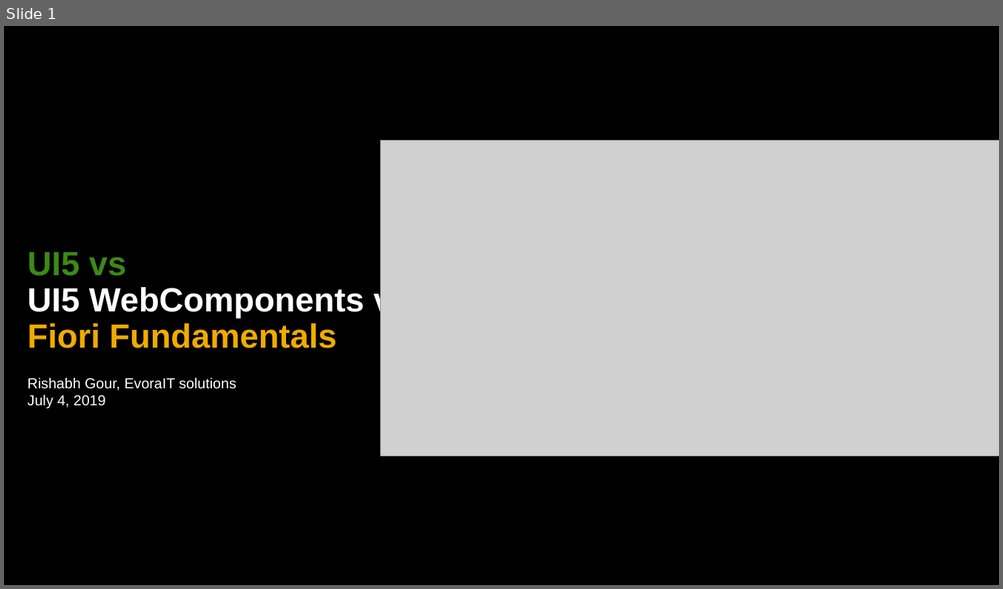
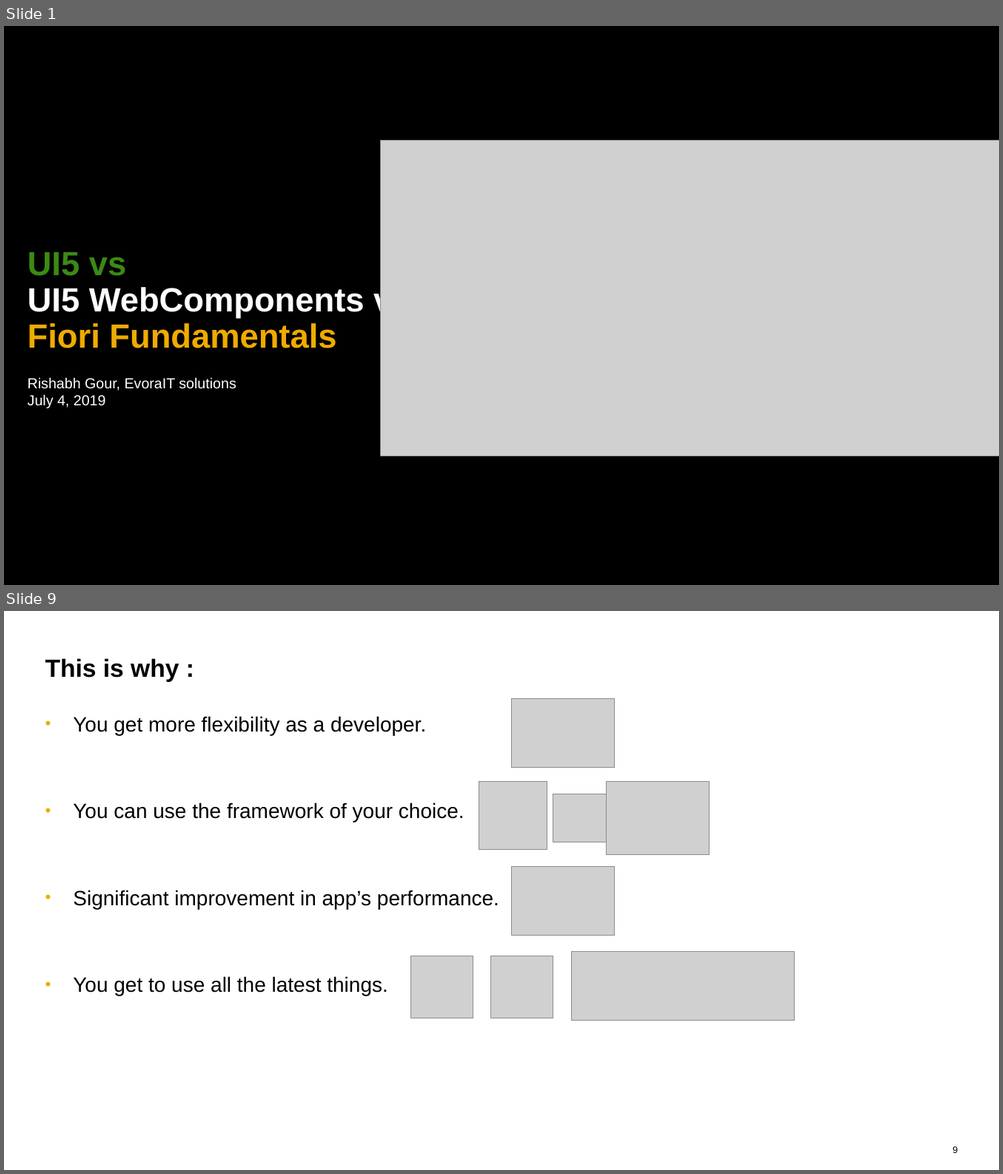
Before and after one commit to rishabh62/UI5con, a slide deck: UI5con.pptx. Shown one above the other, each under a label of ours: slide 1 before the commit, slides 1 and 9 after it; the slides between them are not shown. The pictures are 1003x589 and 1003x1174 pixels, drawn with LibreOffice and Linux fonts; fonts in the diff are those of the drawing; grey boxes stand for pictures. Boxes give left, top, right and bottom in pixels: in the first picture for what was removed or moved away, otherwise in the second. Text is boxed around its words. In the diff, an @@ line names an element or a change of style, - is before the commit and + after.

```diff
--- a/UI5con.pptx
+++ b/UI5con.pptx
@@ slide 9 added at box(4, 611, 999, 1170), background #FFFFFF @@
@@ title added at box(45, 658, 179, 682), 24 pt, text #000000, bold @@
+This is why :
@@ picture added at box(511, 699, 614, 768) @@
@@ text added at box(73, 716, 499, 997), 20 pt, text #000000 @@
+• You get more flexibility as a developer.
+• You can use the framework of your choice.
+• Significant improvement in app’s performance.
+• You get to use all the latest things.
@@ picture added at box(479, 782, 546, 849) @@
@@ picture added at box(606, 782, 708, 854) @@
@@ picture added at box(553, 795, 609, 843) @@
@@ picture added at box(511, 867, 614, 935) @@
@@ picture added at box(410, 956, 472, 1018) @@
@@ picture added at box(491, 956, 553, 1018) @@
@@ picture added at box(572, 951, 794, 1020) @@
@@ page number added at box(952, 1147, 957, 1153), 9 pt, text #000000 @@
+9
```
Also in this commit, not shown: 1 slide changed, 15 other slides added, 2 slides removed.
